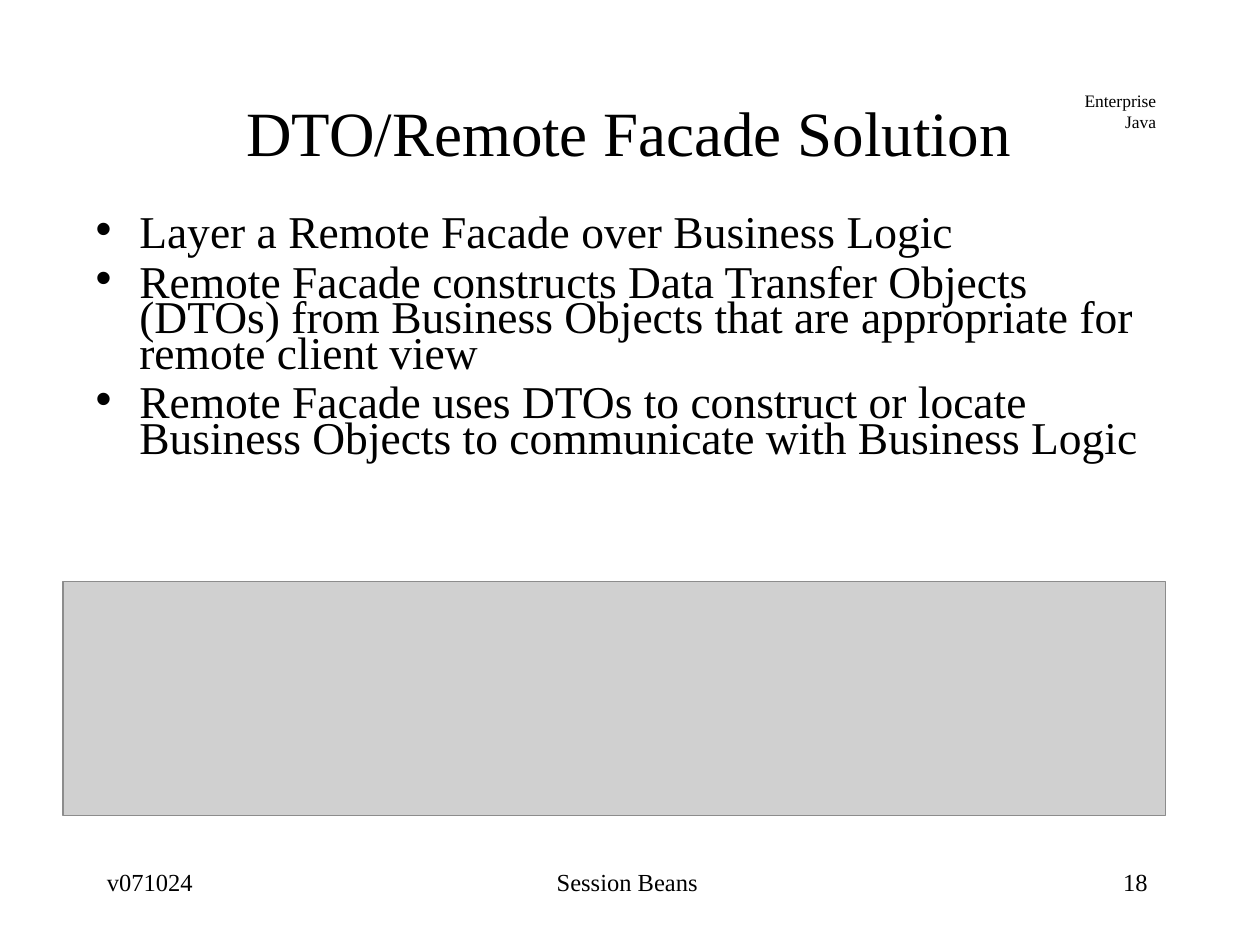
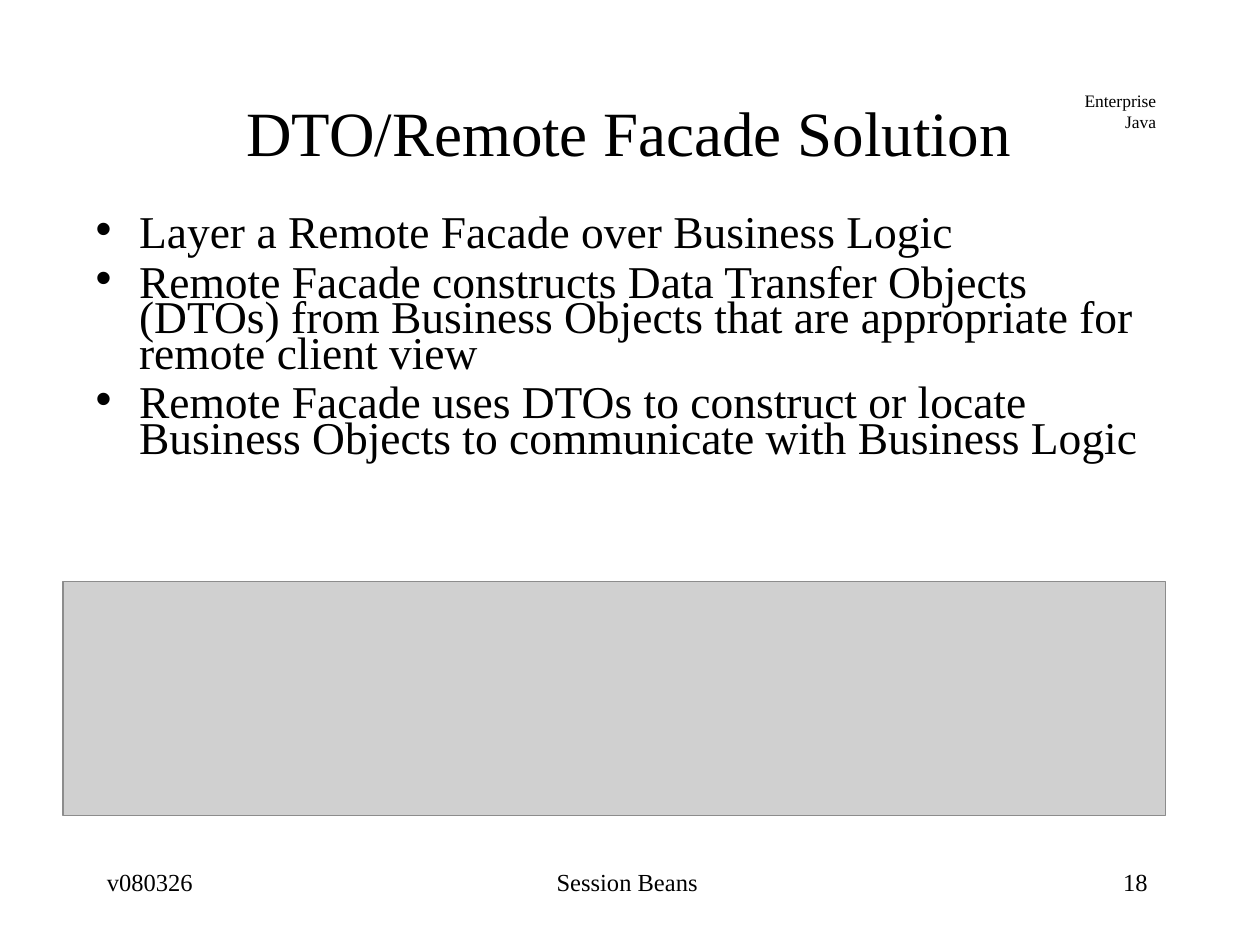
Before and after one commit to jcstaff/ejava-javaee, a slide deck: slide 18 of ejbsessionBank/src/site/resources/lectures/ejbSession.ppt. Drawn at 1260x945 pixels with LibreOffice and Linux fonts; fonts in the diff are those of the drawing; grey boxes stand for pictures. Boxes give left, top, right and bottom in pixels: in the first picture for what was removed or moved away, otherwise in the second. Text is boxed around its words. In the diff, an @@ line names an element or a change of style, - is before the commit and + after.

```diff
--- a/ejbsessionBank/src/site/resources/lectures/ejbSession.ppt
+++ b/ejbsessionBank/src/site/resources/lectures/ejbSession.ppt
@@ text "Layer a Remote Facade over ..." at (139,216,1137,463): indent changed @@
@@ text at (107,874,193,892): text changed @@
-v071024
+v080326
```
Also in this commit, not shown: 40 other slides changed, 2 other files.
